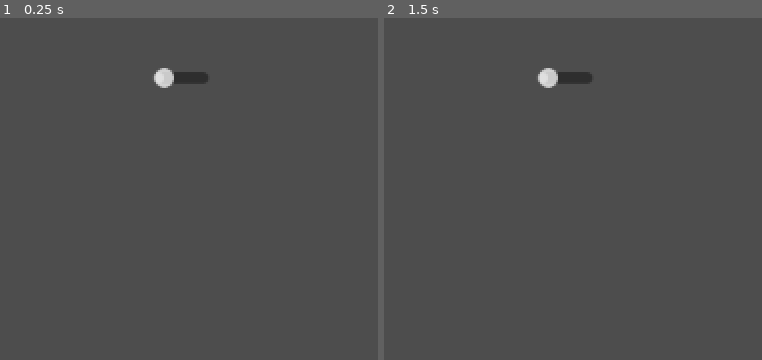
Above: before the commit, frames 1-2 (left to right).
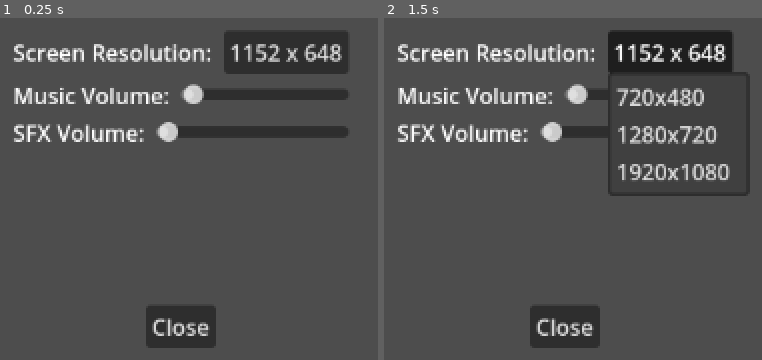
Above: after the commit, the same moments.

Repository: TiredCat388/UPCSG_GAMEJAM
Game: Godot game, scene res://scenes/ui/Settings.tscn
The game is run twice, just before and just after one commit, with the same random seed, the same clock (stepped at 60 frames per second) and the same inputs. Before the commit the project has no main scene; this scene is started directly in both runs.
Inputs (mouse positions are in pixels of both pictures, inside the frame that each line leads up to):
- Up to frame 1 (0.25 s): no input
- Up to frame 2 (1.5 s): click (671, 52) at 0.5 s, where only the run after the commit has a clickable "1152 x 648"; tap Enter at 1.25 s; hold D (right) from 1.28 s (still down)

The runs differ from the first frame. In frame 1, 13% of the frame differs, in the area x 3-93%, y 4-97%; in frame 2, 14%, in the area x 3-97%, y 3-97%.

Commit message:
[MainMenu][Antig]Added settings and userpreferences

Diff:
--- a/project.godot
+++ b/project.godot
@@ -11,6 +11,7 @@
 [application]
 
 config/name="UPCSG_GAMEJAM"
+run/main_scene="uid://cyxxjm0hqnu8i"
 config/features=PackedStringArray("4.5", "Forward Plus")
 config/icon="res://assets/icon.svg"
 
--- /dev/null
+++ b/resources/user_preferences.gd
@@ -0,0 +1,22 @@
+class_name UserPreferences extends Resource
+
+const SAVE_PATH := "user://user_prefs.tres"
+
+@export_range (0.0,1.0,0.05) var music_audio_level: float = 1.0
+@export_range (0.0,1.0,0.05) var sfx_audio_level: float = 1.0
+@export var window_height: int = 648
+@export var window_width: int = 1152
+
+func _init():
+	resource_local_to_scene = true
+
+func save() -> void:
+	var err := ResourceSaver.save(self, SAVE_PATH)
+	if err != OK:
+		push_error("Failed to save user preferences: %s" % err)
+
+static func load_or_create() -> UserPreferences:
+	var res := load(SAVE_PATH)
+	if res is UserPreferences:
+		return res
+	return UserPreferences.new()
--- a/scenes/ui/Settings.tscn
+++ b/scenes/ui/Settings.tscn
@@ -1,4 +1,6 @@
-[gd_scene format=3 uid="uid://cyxxjm0hqnu8i"]
+[gd_scene load_steps=2 format=3 uid="uid://cyxxjm0hqnu8i"]
+
+[ext_resource type="Script" uid="uid://cndjf2p14c6wj" path="res://scripts/ui_scripts/settings.gd" id="1_o2bc3"]
 
 [node name="Settings" type="Control"]
 layout_mode = 3
@@ -7,6 +9,7 @@
 anchor_bottom = 1.0
 grow_horizontal = 2
 grow_vertical = 2
+script = ExtResource("1_o2bc3")
 
 [node name="SttngsBttnVBoxContainer" type="VBoxContainer" parent="."]
 layout_mode = 1
@@ -15,15 +18,71 @@
 anchor_top = 0.5
 anchor_right = 0.5
 anchor_bottom = 0.5
-offset_left = -20.0
-offset_top = -20.0
-offset_right = 20.0
-offset_bottom = 20.0
+offset_left = -112.0
+offset_top = -29.0
+offset_right = 112.0
+offset_bottom = 29.0
 grow_horizontal = 2
 grow_vertical = 2
 
-[node name="MenuBar" type="MenuBar" parent="SttngsBttnVBoxContainer"]
+[node name="ResolutionHBoxContainer" type="HBoxContainer" parent="SttngsBttnVBoxContainer"]
 layout_mode = 2
 
-[node name="Volume" type="HSlider" parent="SttngsBttnVBoxContainer"]
+[node name="ResolutionLabel" type="Label" parent="SttngsBttnVBoxContainer/ResolutionHBoxContainer"]
 layout_mode = 2
+text = "Screen Resolution: "
+
+[node name="ResolutionButton" type="MenuButton" parent="SttngsBttnVBoxContainer/ResolutionHBoxContainer"]
+layout_mode = 2
+size_flags_horizontal = 3
+flat = false
+item_count = 3
+popup/item_0/text = "720x480"
+popup/item_0/id = 0
+popup/item_1/text = "1280x720"
+popup/item_1/id = 1
+popup/item_2/text = "1920x1080"
+popup/item_2/id = 2
+
+[node name="MusicVolumeHBoxContainer" type="HBoxContainer" parent="SttngsBttnVBoxContainer"]
+layout_mode = 2
+
+[node name="MusicVolumeLabel" type="Label" parent="SttngsBttnVBoxContainer/MusicVolumeHBoxContainer"]
+layout_mode = 2
+text = "Music Volume: "
+
+[node name="MusicVolumeSlider" type="HSlider" parent="SttngsBttnVBoxContainer/MusicVolumeHBoxContainer"]
+layout_mode = 2
+size_flags_horizontal = 3
+size_flags_vertical = 4
+
+[node name="SFXVolumeHBoxContainer" type="HBoxContainer" parent="SttngsBttnVBoxContainer"]
+layout_mode = 2
+size_flags_stretch_ratio = 0.0
+
+[node name="SFXVolumeLabel" type="Label" parent="SttngsBttnVBoxContainer/SFXVolumeHBoxContainer"]
+layout_mode = 2
+text = "SFX Volume: "
+
+[node name="SFXVolumeSlider" type="HSlider" parent="SttngsBttnVBoxContainer/SFXVolumeHBoxContainer"]
+layout_mode = 2
+size_flags_horizontal = 3
+size_flags_vertical = 4
+
+[node name="Button" type="Button" parent="."]
+layout_mode = 1
+anchors_preset = 8
+anchor_left = 0.5
+anchor_top = 0.5
+anchor_right = 0.5
+anchor_bottom = 0.5
+offset_left = -25.0
+offset_top = 156.0
+offset_right = 25.0
+offset_bottom = 187.0
+grow_horizontal = 2
+grow_vertical = 2
+text = "Close"
+
+[connection signal="value_changed" from="SttngsBttnVBoxContainer/MusicVolumeHBoxContainer/MusicVolumeSlider" to="." method="_on_music_volume_slider_value_changed"]
+[connection signal="value_changed" from="SttngsBttnVBoxContainer/SFXVolumeHBoxContainer/SFXVolumeSlider" to="." method="_on_sfx_volume_slider_value_changed"]
--- /dev/null
+++ b/scripts/ui_scripts/settings.gd
@@ -0,0 +1,57 @@
+extends Control
+
+var user_prefs: UserPreferences
+
+@onready var ResolutionButton = $SttngsBttnVBoxContainer/ResolutionHBoxContainer/ResolutionButton
+@onready var sfx_slider = $SttngsBttnVBoxContainer/SFXVolumeHBoxContainer/SFXVolumeSlider
+@onready var music_slider = $SttngsBttnVBoxContainer/MusicVolumeHBoxContainer/MusicVolumeSlider
+
+func _ready() -> void:
+	user_prefs = UserPreferences.load_or_create()
+	initial_button_text()
+	ResolutionButton.get_popup().id_pressed.connect(_change_resolution)
+	if sfx_slider:
+		sfx_slider.value = user_prefs.sfx_audio_level
+	if music_slider:
+		music_slider.value = user_prefs.music_audio_level
+	if ResolutionButton:
+		set_resolution(user_prefs.window_width,user_prefs.window_height)
+
+#region Resolution
+func initial_button_text() -> void:
+	var window_width := DisplayServer.window_get_size().x
+	var window_height := DisplayServer.window_get_size().y
+	ResolutionButton.text = str(window_width) + "x" + str(window_height)
+
+func _change_resolution(id: int) -> void:
+	match id:
+		0:
+			set_resolution(720,480)
+		1:
+			set_resolution(1280,720)
+		2:
+			set_resolution(1920,1080)
+
+
+func set_resolution(width: int, height: int) -> void:
+	DisplayServer.window_set_size(Vector2i(width, height))
+	ResolutionButton.text = "%d x %d" % [width, height]
+	if user_prefs:
+		user_prefs.window_height = height
+		user_prefs.window_width = width
+		user_prefs.save()
+#endregion
+
+#region Audio
+func _on_music_volume_slider_value_changed(value: float) -> void:
+	#AudioServer.set_bus_volumedb(MUSIC_BUS_ID, linear_to_db(value))
+	#AudioServer.set_bus_mute(MUSIC_BUS_ID, value < 0.05)
+	if user_prefs:
+		user_prefs.music_audio_level = value
+		user_prefs.save()
+
+func _on_sfx_volume_slider_value_changed(value: float) -> void:
+	if user_prefs:
+		user_prefs.sfx_audio_level = value
+		user_prefs.save()
+#endregion
Not shown, added: resources/user_preferences.gd.uid
Not shown, added: scripts/ui_scripts/settings.gd.uid
